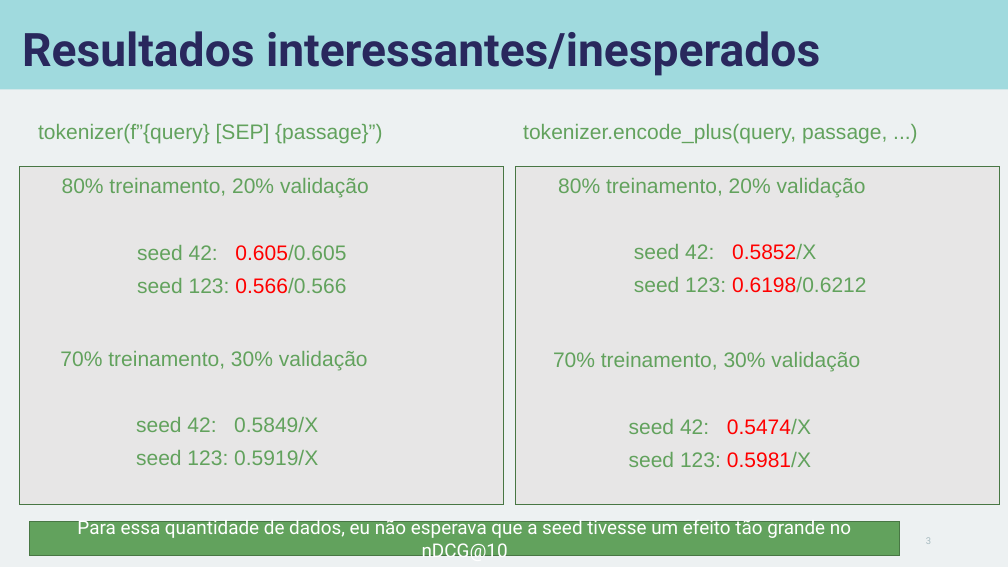
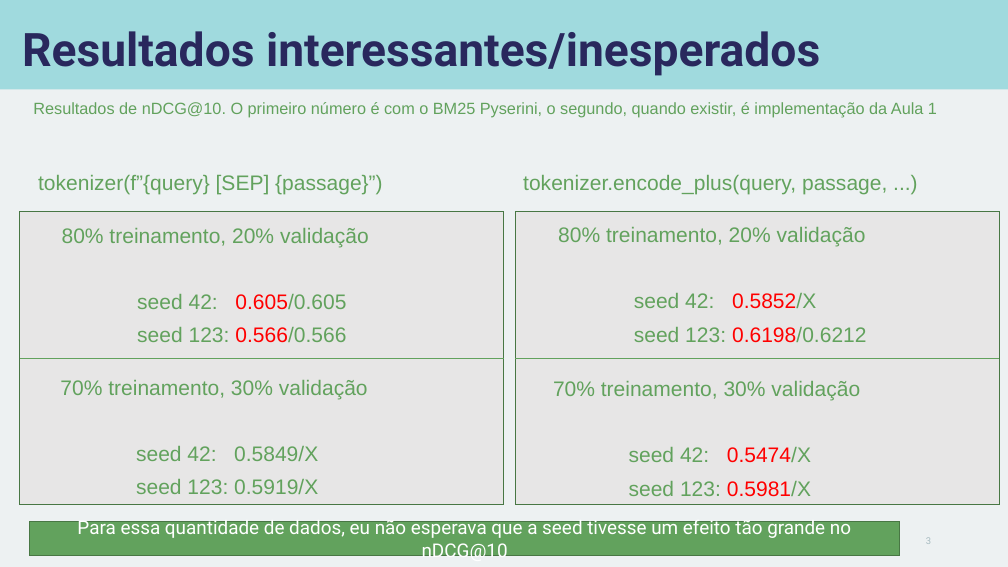
Before and after one commit to carisio/IA368-DD_deep_learning_busca, a slide deck: slide 3 of 2 - classificador binario - reranking com minilm/notebook/apresentacao_notebook.pptx. Drawn at 1008x567 pixels with LibreOffice and Linux fonts; fonts in the diff are those of the drawing. Boxes give left, top, right and bottom in pixels: in the first picture for what was removed or moved away, otherwise in the second. Text is boxed around its words. In the diff, an @@ line names an element or a change of style, - is before the commit and + after.

```diff
--- a/2 - classificador binario - reranking com minilm/notebook/apresentacao_notebook.pptx
+++ b/2 - classificador binario - reranking com minilm/notebook/apresentacao_notebook.pptx
@@ text added at (x1=33, y1=102, x2=937, y2=118), 15.5 pt, text #62A25D @@
+Resultados de nDCG@10. O primeiro número é com o BM25 Pyserini, o segundo, quando existir, é implementação da Aula 1
@@ text "tokenizer(f”{query} [SEP] {passage}”)" moved from (x1=38, y1=124, x2=382, y2=144) to (x1=38, y1=175, x2=382, y2=194) @@
@@ text "tokenizer.encode_plus(query, passage, ...)" moved from (x1=523, y1=124, x2=887, y2=144) to (x1=523, y1=175, x2=887, y2=194) @@
@@ rectangle resized from (x1=20, y1=166, x2=504, y2=505) to (x1=20, y1=212, x2=504, y2=505) @@
@@ text "80% treinamento, 20% validação" moved from (x1=62, y1=178, x2=369, y2=294) to (x1=62, y1=228, x2=369, y2=343) @@
@@ rectangle resized from (x1=515, y1=166, x2=999, y2=505) to (x1=515, y1=212, x2=999, y2=505) @@
@@ text "80% treinamento, 20% validação" moved from (x1=558, y1=178, x2=866, y2=293) to (x1=558, y1=227, x2=866, y2=343) @@
@@ line added from (20, 358) to (504, 358), #62A25D 0.5 pt @@
@@ line added from (515, 358) to (1000, 358), #62A25D 0.5 pt @@
@@ text "70% treinamento, 30% validação" moved from (x1=60, y1=351, x2=368, y2=465) to (x1=60, y1=380, x2=368, y2=494) @@
@@ text "70% treinamento, 30% validação" moved from (x1=553, y1=352, x2=860, y2=468) to (x1=553, y1=381, x2=860, y2=497) @@
```
Also in this commit, not shown: 2 other slides changed, 7 other files.
